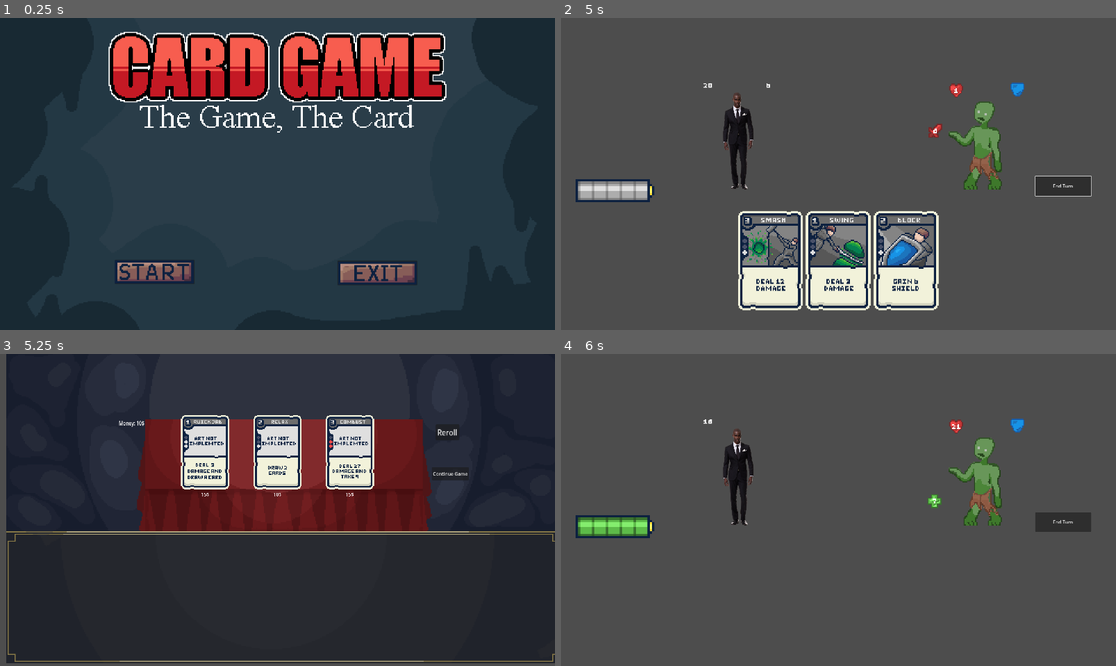
Above: before the commit, frames 1-4 (two rows, left to right).
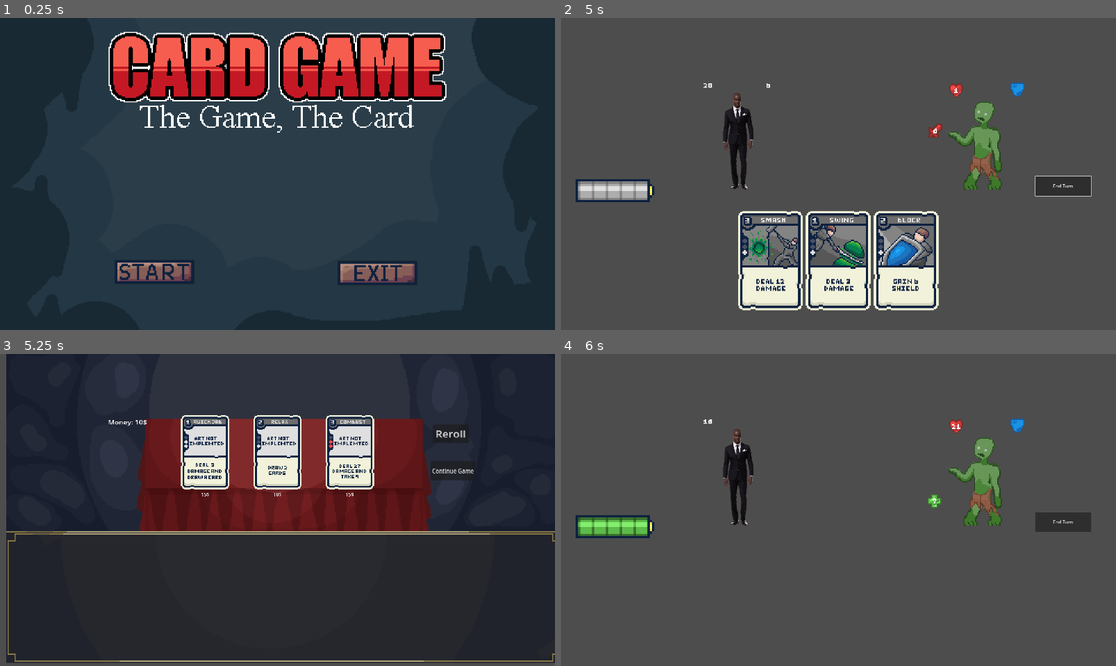
Above: after the commit, the same moments.

Repository: Fredeblok0912/Card_game
Game: Godot game, scene res://menu.tscn
The game is run twice, just before and just after one commit, with the same random seed, the same clock (stepped at 60 frames per second) and the same inputs.
Inputs (mouse positions are in pixels of both pictures, inside the frame that each line leads up to):
- Up to frame 1 (0.25 s): no input
- Up to frame 2 (5 s): click (716, 270) at 0.5 s; click "End Turn" at 1.25 s; move the mouse to (727, 261) at 2.02 s; hold Up (ui_up) 2.03-2.78 s; click (727, 261) at 2.17 s; move the mouse to (738, 261) at 2.77 s; hold Down (ui_down) 2.78-3.53 s; click (738, 261) at 2.92 s; move the mouse to (771, 261) at 3.52 s; hold Up (ui_up) from 3.53 s (still down); click (771, 261) at 3.67 s; click (771, 261) at 4.42 s
- Up to frame 3 (5.25 s): tap Enter at 5 s; move the mouse to (277, 597) at 5.02 s; release Up (ui_up) at 5.03 s; hold Down (ui_down) from 5.03 s (still down); click (277, 597) at 5.17 s
- Up to frame 4 (6 s): release Down (ui_down) at 5.75 s; click "Continue Game" at 5.75 s

Frames 1-2 are identical in both runs. In frame 3, 0.8% of the frame differs, in the area x 1-100%, y 20-99%; in frame 4, nothing differs.

Commit message:
Shop Update

Diff:
--- a/game.tscn
+++ b/game.tscn
@@ -18,24 +18,24 @@
 [ext_resource type="Texture2D" uid="uid://cuw4r2qipmmvx" path="res://Art/Backgrounds/image.png" id="10_iotsf"]
 [ext_resource type="Script" uid="uid://cym5fayah25hk" path="res://Energy Display.gd" id="10_lc2xo"]
 [ext_resource type="FontFile" uid="uid://o03ne25nrn3b" path="res://Pixel Font - 3x4.ttf" id="11_5b14r"]
-[ext_resource type="Script" uid="uid://klgxa0yoepgt" path="res://Player Sprite.gd" id="11_7knny"]
+[ext_resource type="Script" path="res://Player Sprite.gd" id="11_7knny"]
 [ext_resource type="Texture2D" uid="uid://cm0lxsnak1foi" path="res://Art/Character sprites/sprite_slime_4.png" id="11_x5p1p"]
 [ext_resource type="Texture2D" uid="uid://ddkxwt4s50xj4" path="res://Art/Character sprites/sprite_slime_5.png" id="12_qhcbd"]
 [ext_resource type="Texture2D" uid="uid://pi0csmqovqxk" path="res://sprite_zombie_0.png" id="19_e36ub"]
 [ext_resource type="Texture2D" uid="uid://c86bc1ote7wq4" path="res://sprite_zombie_1.png" id="20_hb5m1"]
 [ext_resource type="Script" uid="uid://vp51ded4iwdj" path="res://enemy_sprites.gd" id="21_hb5m1"]
 [ext_resource type="Script" uid="uid://cr38awxe7fkwr" path="res://Enemy_health_text.gd" id="22_qhcbd"]
-[ext_resource type="Script" uid="uid://crxyguefblvk5" path="res://enemy_shield_text.gd" id="23_f1jbl"]
+[ext_resource type="Script" uid="uid://crxyguefblvk5" path="res://Enemy_shield_text.gd" id="23_f1jbl"]
 [ext_resource type="Texture2D" uid="uid://spslokn46eks" path="res://Art/Symbols/Health symbol.png" id="25_dhpj7"]
 [ext_resource type="Script" uid="uid://b1mmwmr6x1suf" path="res://enemy_shield_gain_text.gd" id="25_xa8c5"]
 [ext_resource type="Script" uid="uid://bfu00exqvq57v" path="res://enemy_attack_text.gd" id="26_5b14r"]
 [ext_resource type="Texture2D" uid="uid://bswdgl73kvnms" path="res://Art/Symbols/Shield symbol.png" id="27_7knny"]
 [ext_resource type="Script" uid="uid://b1i7rtk3hr1rm" path="res://enemy_heal_text.gd" id="27_bnpwn"]
 [ext_resource type="Texture2D" uid="uid://h27w70dkfmnf" path="res://Art/Symbols/attack symbol.png" id="30_082n1"]
-[ext_resource type="Script" uid="uid://qb65fouwv65p" path="res://enemy_intent_shield.gd" id="30_aa0lp"]
-[ext_resource type="Script" uid="uid://mnh2vectlbbm" path="res://enemy_intent_damage.gd" id="32_082n1"]
+[ext_resource type="Script" path="res://enemy_intent_shield.gd" id="30_aa0lp"]
+[ext_resource type="Script" path="res://enemy_intent_damage.gd" id="32_082n1"]
 [ext_resource type="Texture2D" uid="uid://bs3vb37sxdhlg" path="res://Art/Symbols/Heal symbol.png" id="32_xex6t"]
-[ext_resource type="Script" uid="uid://6wyldqry43ag" path="res://enemy_intent_heal.gd" id="36_iu0sx"]
+[ext_resource type="Script" path="res://enemy_intent_heal.gd" id="36_iu0sx"]
 
 [sub_resource type="AtlasTexture" id="AtlasTexture_boyg6"]
 atlas = ExtResource("9_iotsf")
--- a/game_over.tscn
+++ b/game_over.tscn
@@ -10,10 +10,10 @@
 script = ExtResource("1_y26ei")
 
 [node name="Label" type="Label" parent="."]
-offset_left = -161.0
-offset_top = -23.0
-offset_right = 117.0
-offset_bottom = 46.0
+offset_left = 26.0
+offset_top = 20.0
+offset_right = 304.0
+offset_bottom = 89.0
 text = "Game Over"
 label_settings = SubResource("LabelSettings_xapjj")
 
--- a/shop.tscn
+++ b/shop.tscn
@@ -10,10 +10,11 @@
 [node name="Cards" type="Node2D" parent="."]
 
 [node name="Button" type="Button" parent="."]
-offset_left = 534.0
-offset_top = -148.0
-offset_right = 659.0
-offset_bottom = -103.0
+offset_left = 530.0
+offset_top = -169.0
+offset_right = 658.0
+offset_bottom = -124.0
+scale = Vector2(1.2, 1.46308)
 text = "Continue Game"
 metadata/_edit_use_anchors_ = true
 
@@ -23,27 +24,27 @@
 anchor_top = -0.778
 anchor_right = -0.331
 anchor_bottom = -0.778
-offset_left = -549.0
-offset_top = -316.0
-offset_right = -481.0
-offset_bottom = -258.0
-scale = Vector2(1, 1.27588)
+offset_left = -586.0
+offset_top = -319.0
+offset_right = -518.0
+offset_bottom = -261.0
+scale = Vector2(1.52, 1.27588)
 metadata/_edit_use_anchors_ = true
 
 [node name="Button" type="Button" parent="Label"]
 layout_mode = 0
-offset_left = 1096.0
-offset_top = 14.8917
-offset_right = 1150.0
-offset_bottom = 45.8917
-scale = Vector2(1.52485, 1.40436)
+offset_left = 738.816
+offset_top = 18.0267
+offset_right = 792.816
+offset_bottom = 49.0267
+scale = Vector2(1.52352, 1.62382)
 text = "Reroll"
 
 [node name="Camera2D" type="Camera2D" parent="."]
 
 [node name="Background shop" type="Sprite2D" parent="."]
 z_index = -10
-position = Vector2(22, -10)
+position = Vector2(22, -11)
 scale = Vector2(4, 4)
 texture = ExtResource("2_e7rdd")
 
Not shown: 1 places in game_over.tscn that only renumber resources
